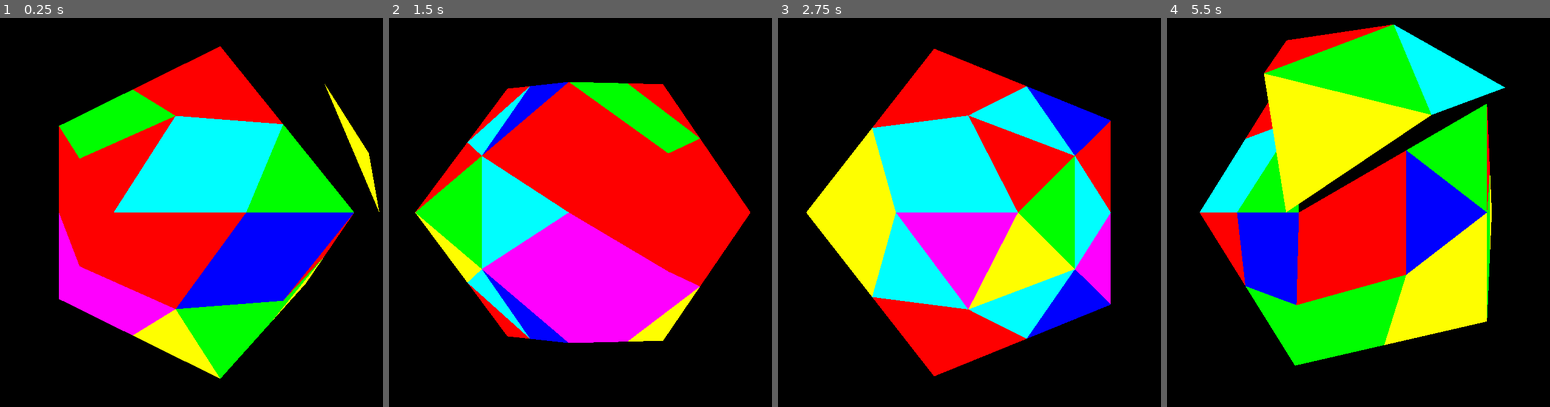
Above: before the commit, frames 1-4 (left to right).
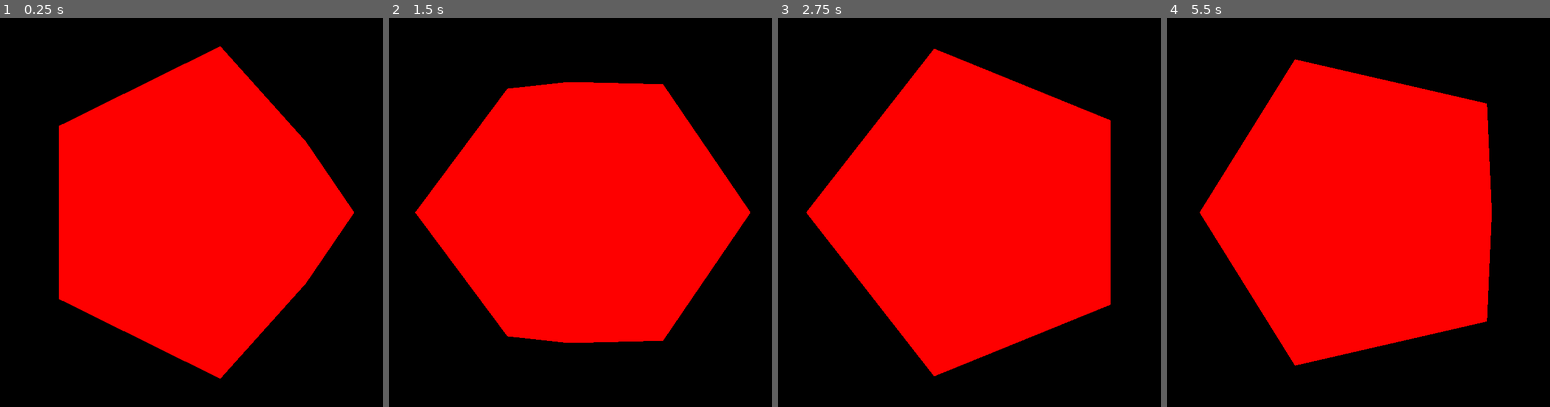
Above: after the commit, the same moments.

Repository: TomiMantyla/sphere
Game: Godot game, scene res://Cube-scene.tscn
The game is run twice, just before and just after one commit, with the same random seed, the same clock (stepped at 60 frames per second) and the same inputs.
Inputs:
- Up to frame 1 (0.25 s): no input
- Up to frame 2 (1.5 s): no input
- Up to frame 3 (2.75 s): no input
- Up to frame 4 (5.5 s): no input

The runs differ from the first frame. In frame 1, 28% of the frame differs, in the area x 15-100%, y 7-93%; in frame 2, 23%; in frame 3, 33%; in frame 4, 41%, in the area x 8-89%, y 1-90%.

Commit message:
Indeksointi on vaikeaa!

Diff:
--- a/Cube-scene.tscn
+++ b/Cube-scene.tscn
@@ -24,6 +24,7 @@
 
 [sub_resource type="SpatialMaterial" id=5]
 vertex_color_use_as_albedo = true
+params_diffuse_mode = 1
 params_specular_mode = 1
 
 [node name="Spatial" type="Spatial"]
@@ -61,5 +62,5 @@
 light_energy = 0.31
 
 [node name="DirectionalLight2" type="DirectionalLight" parent="."]
-transform = Transform( 1, 0, 0, 0, 0.0233155, -0.999728, 0, 0.999728, 0.0233155, 0, -5.79049, 1.55308 )
-light_energy = 0.31
+transform = Transform( 1, 0, 0, 0, 0.998769, 0.0495994, 0, -0.0495994, 0.998769, 0, -0.0580506, 7.3335 )
+light_energy = 0.15
--- a/Icosahedron.gd
+++ b/Icosahedron.gd
@@ -72,18 +72,29 @@
 #		st.add_vertex(vertices[i+5])
 		tri = TriTess.new(st, vertices[i%5+1], vertices[i%5+6], vertices[i+5], frequency)
 		st = tri.get_st()
+	st.index()
+	m=st.commit()
+	var edges
+	var neighbours = []
+	var truncate = [0]
+	var no_truncate = []
+	mdt.create_from_surface(m, 0)
+	for i in range(mdt.get_vertex_count()):
+		#var vertex = mdt.get_vertex(i)
+		edges = mdt.get_vertex_edges(i)
+		print("Vertex: "+str(i))
+		neighbours.append([])
+		for e in edges:
+			print(str(mdt.get_edge_vertex(e, 0))+" <-> "+str(mdt.get_edge_vertex(e, 1)))
+			if mdt.get_edge_vertex(e,0)!=i:
+				neighbours[i].append(mdt.get_edge_vertex(e, 0))
+			if mdt.get_edge_vertex(e,1)!=i:
+				neighbours[i].append(mdt.get_edge_vertex(e, 1))
+		print(neighbours[i])
+		if truncate.has(i):
+			no_truncate+=neighbours[i]
 
-	m=st.commit()
-	mdt.create_from_surface(m, 0)
-	var edge
-	var vertex
-	for i in range(3*5):#mdt.get_vertex_count()):
-		#edge = mdt.get_vertex_edges(i)
-		vertex = mdt.get_vertex(i)
-		mdt.set_vertex(i, vertex.normalized()*radius*1.1)
-	#for i in range(mdt.get_vertex_count()):
-	#	var vertex = mdt.get_vertex(i)
-	#	mdt.set_vertex(i, vertex.normalized()*radius)
+		#mdt.set_vertex(i, vertex.normalized()*radius)
 	m.surface_remove(0)
 	mdt.commit_to_surface(m)
 	mesh = m
@@ -126,7 +137,7 @@
 			for j in range(i+1):
 				#Ensin ylöspäin osoittavat kolmiot
 				#c+=1
-				st.add_color(colors[randi() % colors.size()])
+				#st.add_color(colors[randi() % colors.size()])
 				#print("index: "+str(c)+", "+str(i)+", "+str(j)+" = "+str(i*freq+j))
 				st.add_normal(vertices[i][j])
 				st.add_vertex(vertices[i][j])
@@ -140,7 +151,7 @@
 				st.add_vertex(vertices[i+1][j])
 				#Sitten alaspäin osoittavat kolmiot
 			for j in range(i):
-				st.add_color(colors[randi() % colors.size()])
+				#st.add_color(colors[randi() % colors.size()])
 				st.add_normal(vertices[i][j])
 				st.add_vertex(vertices[i][j])
 				st.add_normal(vertices[i][j+1])
